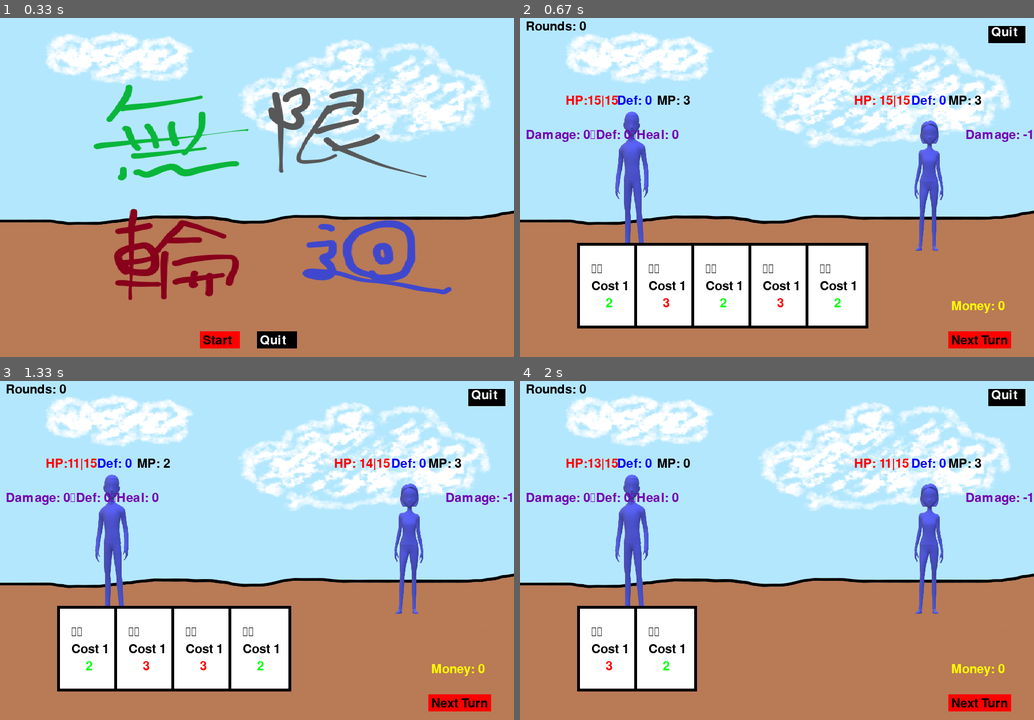
Above: before the commit, frames 1-4 (two rows, left to right).
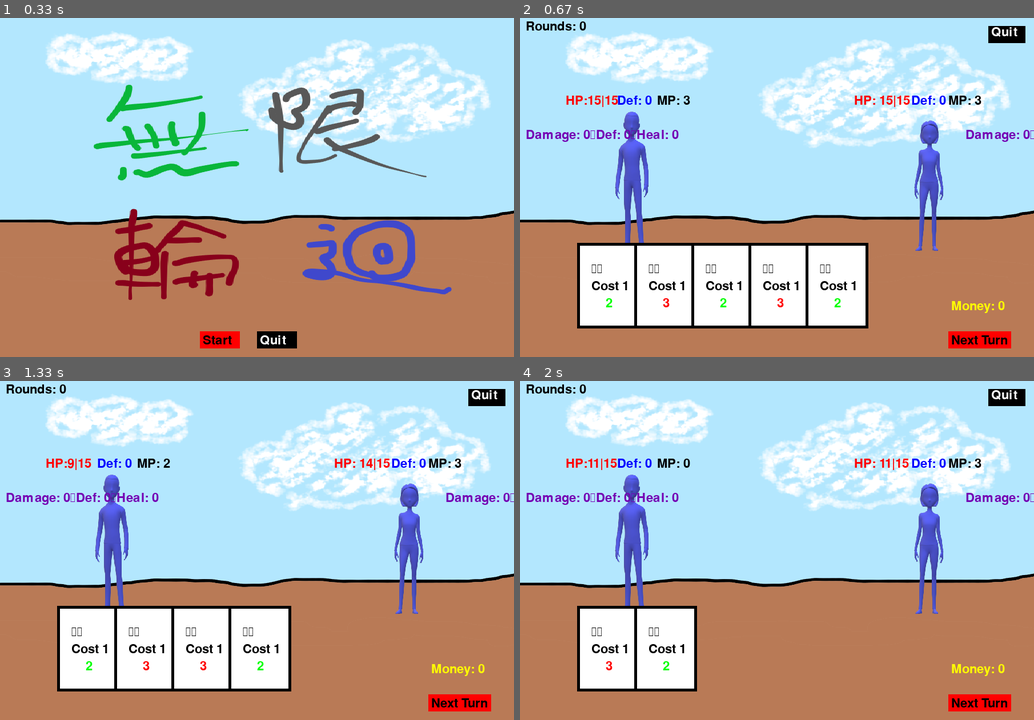
Above: after the commit, the same moments.

Repository: razersword21/pygame-card
Game: pygame game, started from main.py
The game is run twice, just before and just after one commit, with the same random seed, the same clock (stepped at 60 frames per second) and the same inputs.
Inputs (mouse positions are in pixels of both pictures, inside the frame that each line leads up to):
- Up to frame 1 (0.33 s): no input
- Up to frame 2 (0.67 s): click "Start" at 0.38 s
- Up to frame 3 (1.33 s): click "Next Turn" at 0.72 s; click (334, 428) at 1.05 s
- Up to frame 4 (2 s): click (643, 421) at 1.38 s; click (591, 540) at 1.72 s

Frame 1 is identical in both runs. In frame 2, less than 0.1% of the frame differs, in the area x 97-100%, y 32-36%; in frame 3, 0.1%, in the area x 13-100%, y 22-36%; in frame 4, 0.1%.

Commit message:
updata v3.3.2-1

Diff:
--- a/game.py
+++ b/game.py
@@ -105,6 +105,12 @@
         win.blit(player_mp_text, (240, 140))
         win.blit(player_money_text, (755, 500))
         win.blit(player_value_text, (10, 200))
+        start_y = 200
+        if len(list(main_role.buff)) > 0:
+            for i,buff in enumerate(list(main_role.buff)):
+                start_y += 50*i
+                main_buff_text = font_list[0].render(buff, True, YELLOW)
+                win.blit(main_buff_text, (250, start_y))
 
         enemy_hp_text = font_list[0].render("HP: "+str(enemy.hp)+"|"+str(enemy.max_hp), True, RED)
         enemy_de_text = font_list[0].render("Def: "+str(enemy.de), True, BLUE)
@@ -115,6 +121,12 @@
         win.blit(enemy_de_text, (685, 140))
         win.blit(enemy_mp_text, (750, 140))
         win.blit(enemy_value_text, (780, 200))
+        start_y_e = 200
+        if len(list(enemy.buff)) > 0:
+            for i,ebuff in enumerate(list(enemy.buff)):
+                start_y_e += 50*i
+                enemy_buff_text = font_list[0].render(ebuff, True, YELLOW)
+                win.blit(enemy_buff_text, (250, start_y_e))
 
         next_turn_btn = pygame.Rect(750, 555, 110, 30)
         pygame.draw.rect(win, RED , next_turn_btn)
--- a/objects.py
+++ b/objects.py
@@ -52,7 +52,7 @@
     self.max_hp = hp
     self.hp = self.max_hp
     self.de = de
-    self.damage_buff = -1
+    self.damage_buff = 0
     self.defense_buff = 0
     self.heal_buff = 0
     self.max_magic = magic
